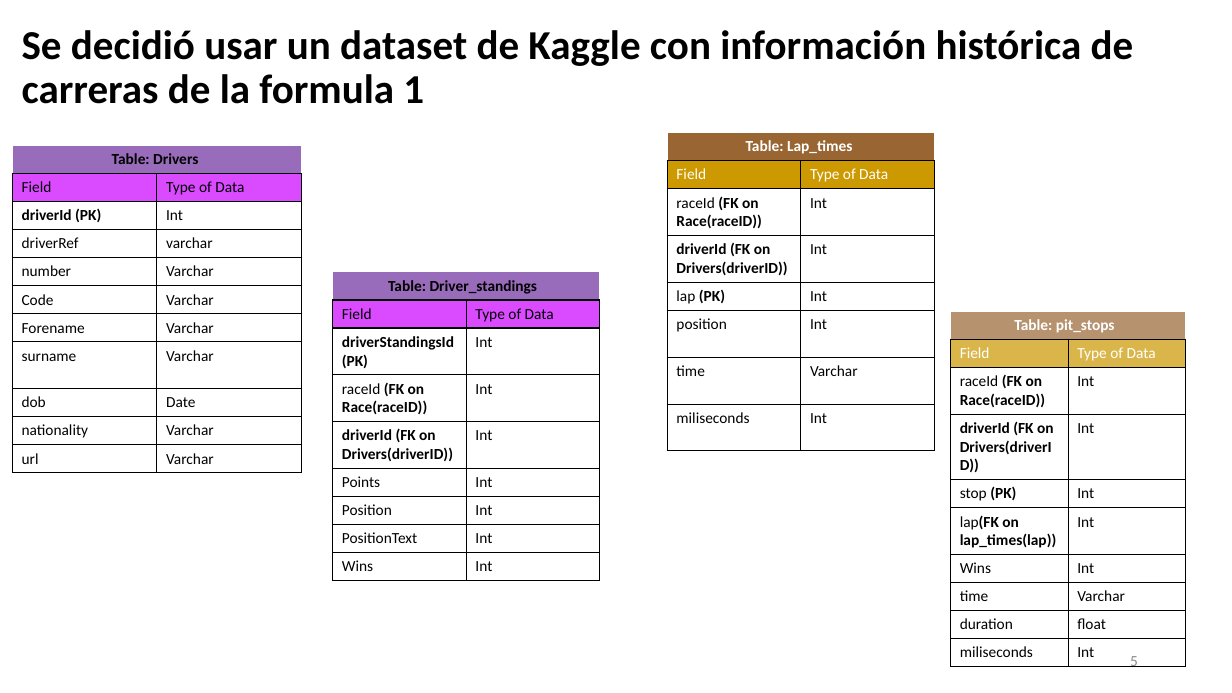
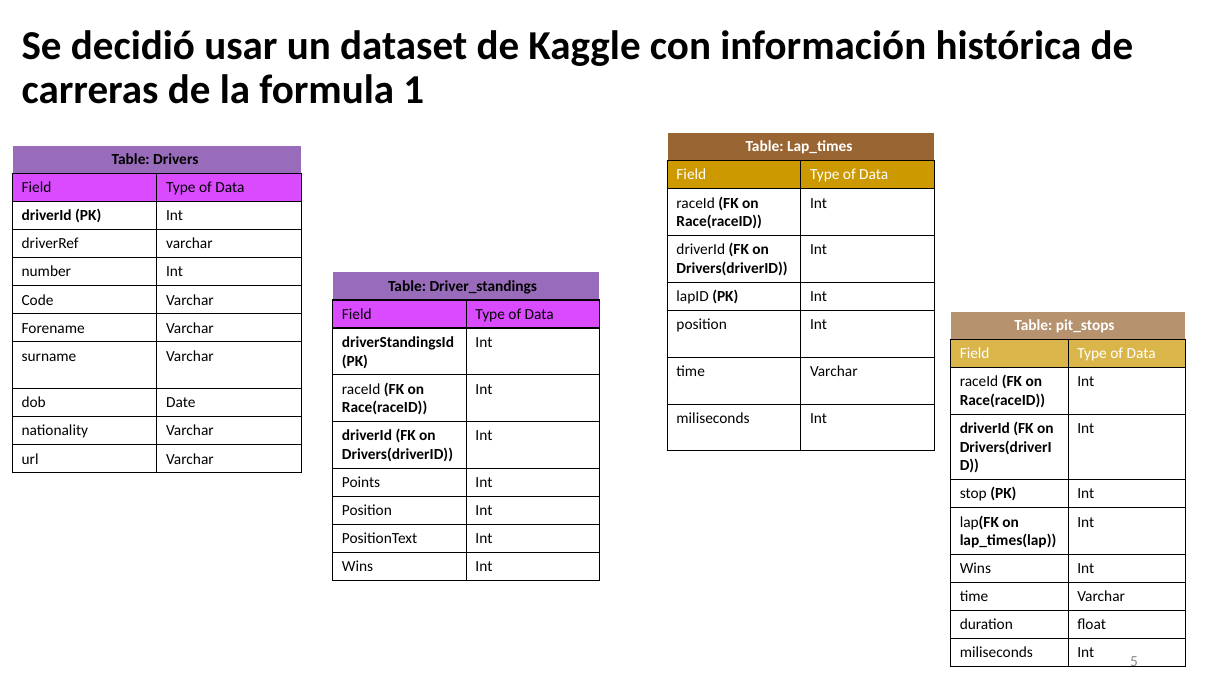
Before and after one commit to Sergio-Ibarra-1795/CoderHouse_DataAnalytics_gitHub, a slide deck: slide 5 of SOLO_SQL_Coder/Coder_SOLO_SQL_Ibarra_Sergio_Entrega2_Definicion_tablas_y_relaciones.pptx. Drawn at 1232x693 pixels with LibreOffice and Linux fonts; fonts in the diff are those of the drawing. Boxes give left, top, right and bottom in pixels: in the first picture for what was removed or moved away, otherwise in the second. Text is boxed around its words. In the diff, an @@ line names an element or a change of style, - is before the commit and + after.

Commit message:
Agregando Entrega 3 de descripcion de tablas de Formula1

```diff
--- a/SOLO_SQL_Coder/Coder_SOLO_SQL_Ibarra_Sergio_Entrega2_Definicion_tablas_y_relaciones.pptx
+++ b/SOLO_SQL_Coder/Coder_SOLO_SQL_Ibarra_Sergio_Entrega2_Definicion_tablas_y_relaciones.pptx
@@ table at (12,145,300,469) @@
-row 5, column 2: Varchar
+row 5, column 2: Int
@@ table at (667,133,935,447) @@
-row 5, column 1: lap (PK)
+row 5, column 1: lapID (PK)
@@ bold off in "driverId" @@
```
Also in this commit, not shown: 1 other slide changed, 2 other files.
